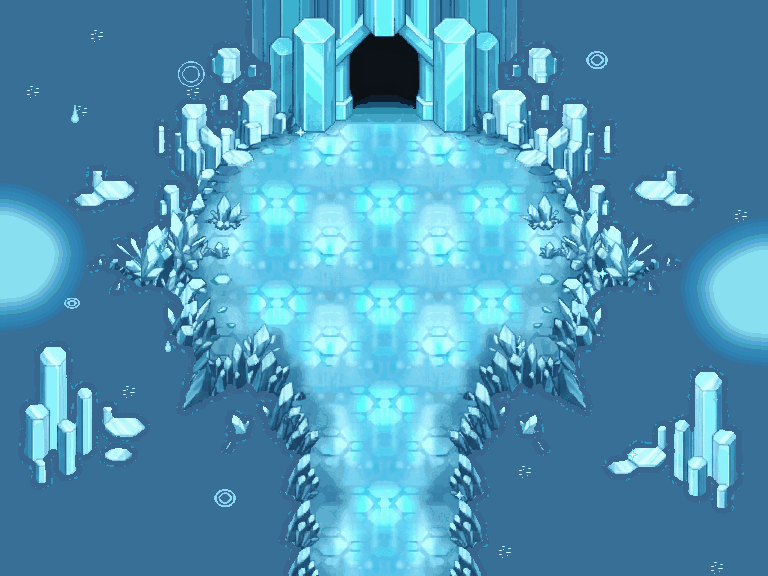
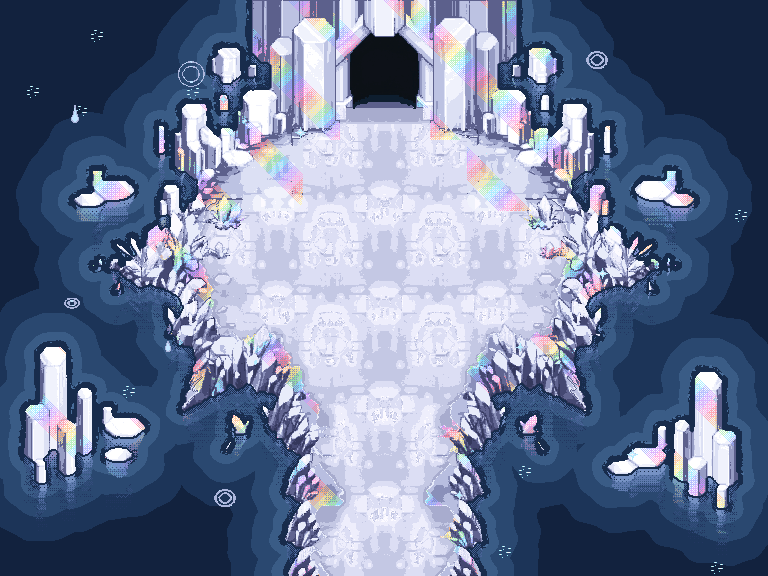
Layer changes from the first 768 × 576 image to the second:
removed layer "12_eclats_f00" over [219, 95, 718, 500]
added layer "13_eclats_f00" above "12_reflets_tera_f00" over [219, 95, 718, 500]
added layer "12_reflets_tera_f00" above "11_profondeur" over [26, 0, 736, 576]
painted on "10_piliers" over [163, 0, 606, 199]
painted on "09_ilots" over [24, 48, 738, 508]
painted on "08_cristaux" over [110, 129, 659, 576]
painted on "07_rebords" over [109, 129, 659, 540]
painted on "06_reflets" over [139, 108, 630, 576]
painted on "05_dalles" over [138, 107, 631, 576]
painted on "04_sol_complet" over [24, 0, 738, 576]
painted on "03_gouttes_f00" over [64, 51, 608, 507]
removed layer "01_lueur_f00" over [0, 183, 768, 366]
added layer "01_reflet_profondeur_f00" above "00_eau_f00" over [24, 56, 738, 563]
painted on "00_eau_f00" over [0, 0, 768, 576]
